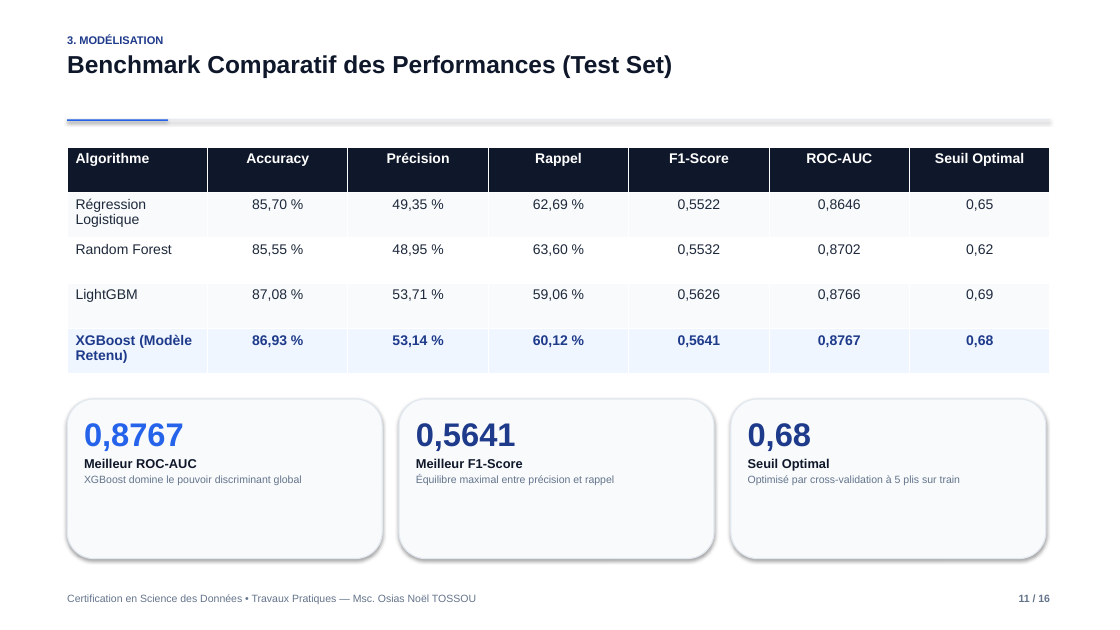
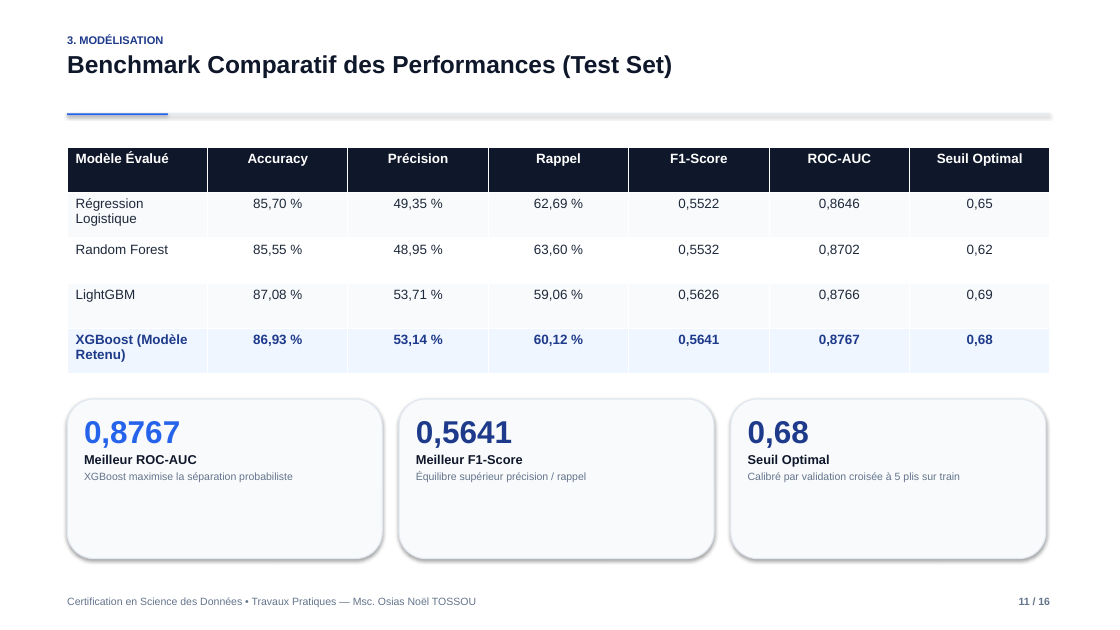
Before and after one commit to OLOUNLAD/Financial-inclusion-africa, a slide deck: slide 11 of Presentation_Soutenance.pptx. Drawn at 1120x630 pixels with LibreOffice and Linux fonts; fonts in the diff are those of the drawing. Boxes give left, top, right and bottom in pixels: in the first picture for what was removed or moved away, otherwise in the second. Text is boxed around its words. In the diff, an @@ line names an element or a change of style, - is before the commit and + after.

Commit message:
Refactor defense slides: unclutter text and integrate 5 architectural and workflow diagrams

```diff
--- a/Presentation_Soutenance.pptx
+++ b/Presentation_Soutenance.pptx
@@ rectangle: place and size @@
-rectangle at [67, 119, 1050, 120]
+rectangle at [67, 113, 1050, 114]
@@ rectangle: place and size @@
-rectangle at [67, 119, 168, 121]
+rectangle at [67, 113, 168, 115]
@@ table at [67, 147, 1049, 374] @@
-row 1, column 1: Algorithme
+row 1, column 1: Modèle Évalué
@@ size 12 to 11.5 pt @@
@@ text at [84, 421, 180, 448]: size 28 to 27 pt in "0,8767" @@
@@ text at [416, 421, 512, 448]: size 28 to 27 pt in "0,5641" @@
@@ text at [748, 421, 809, 448]: size 28 to 27 pt in "0,68" @@
@@ text at [84, 472, 293, 482]: text changed @@
-XGBoost domine le pouvoir discriminant global
+XGBoost maximise la séparation probabiliste
@@ text at [416, 472, 586, 482]: text changed @@
-Équilibre maximal entre précision et rappel
+Équilibre supérieur précision / rappel
@@ text at [748, 472, 960, 482]: text changed @@
-Optimisé par cross-validation à 5 plis sur train
+Calibré par validation croisée à 5 plis sur train
```
Also in this commit, not shown: 14 other slides changed, 1 slide added, 1 slide removed, 2 other files.
